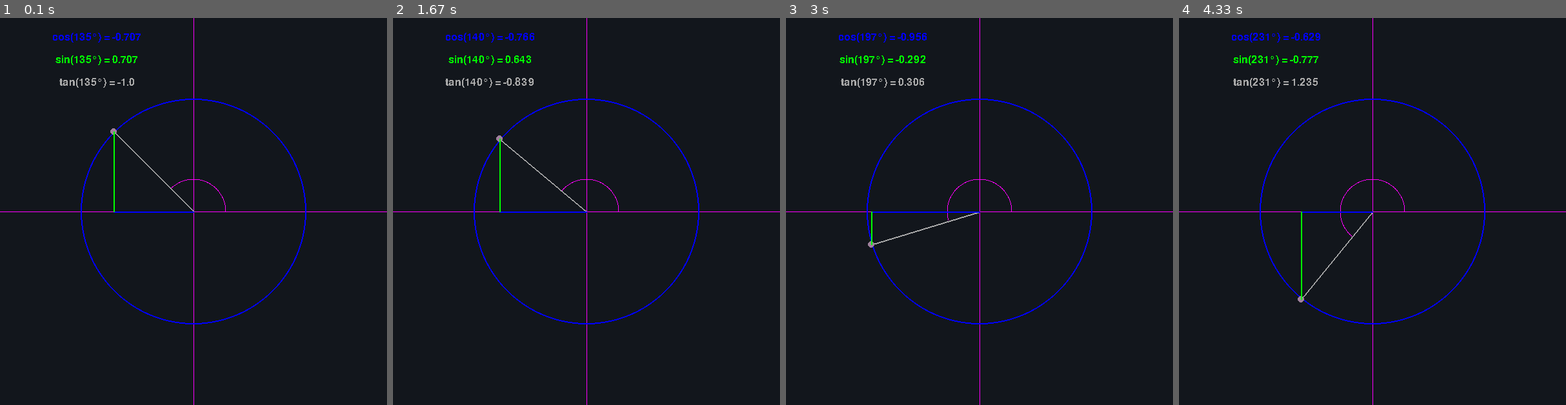
Above: before the commit, frames 1-4 (left to right).
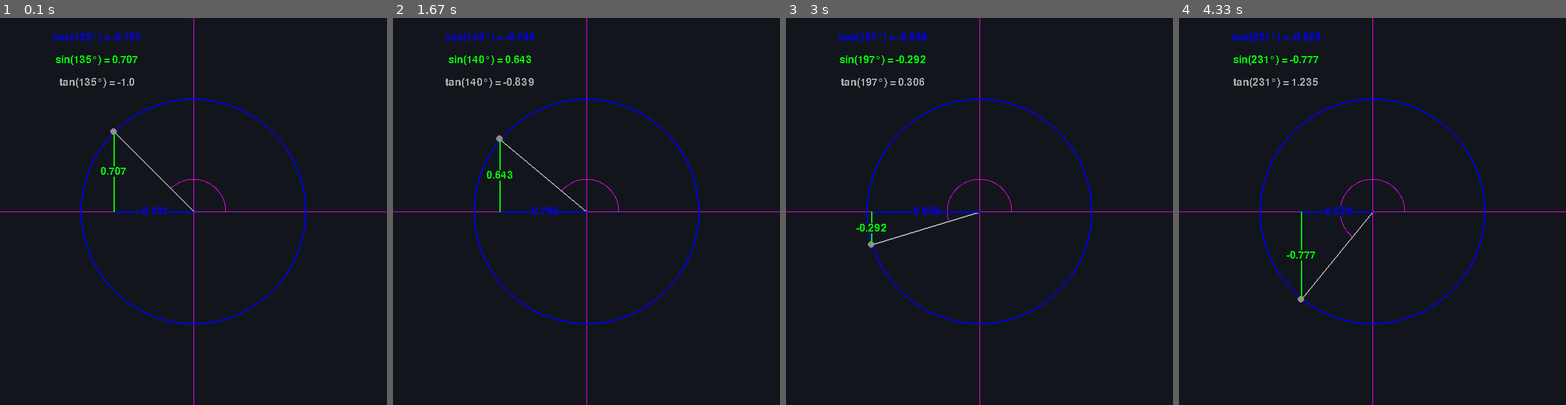
Above: after the commit, the same moments.

Repository: Kingcitaldo125/UnitCirclePygame
Game: pygame game, started from unit_circle.py
The game is run twice, just before and just after one commit, with the same random seed, the same clock (stepped at 60 frames per second) and the same inputs.
Inputs (mouse positions are in pixels of both pictures, inside the frame that each line leads up to):
- Up to frame 1 (0.1 s): no input
- Up to frame 2 (1.67 s): click (586, 211) at 0.38 s; click (625, 296) at 0.72 s; click (725, 346) at 1.05 s; click (493, 134) at 1.38 s
- Up to frame 3 (3 s): click (979, 257) at 1.72 s; click (925, 130) at 2.05 s; click (1114, 312) at 2.38 s; click (855, 250) at 2.72 s
- Up to frame 4 (4.33 s): click (1260, 137) at 3.05 s; click (1279, 281) at 3.38 s; click (1511, 300) at 3.72 s; click (1256, 354) at 4.05 s

The runs differ from the first frame. In frame 1, 0.1% of the frame differs, in the area x 26-44%, y 38-51%; in frame 2, 0.1%; in frame 3, 0.1%, in the area x 18-40%, y 48-56%; in frame 4, 0.1%.

Commit message:
draw values along the angle vectors

Diff:
--- a/unit_circle.py
+++ b/unit_circle.py
@@ -3,6 +3,8 @@
 from random import randrange
 import time
 
+def lerp(v0, v1, t):
+	return v0 + t * (v1 - v0)
 
 def get_angle_pos(angle):
 	"""
@@ -237,6 +239,31 @@
 		draw_sin_text(screen, font, green_col, black_col, theta)
 		draw_tan_text(screen, font, grey_col, black_col, theta)
 
+		# Draw text value cosine
+		cos_text_val = str(round(math.cos(math.radians(theta)),3))
+		cos_text = font.render(cos_text_val, False, blue_col, black_col)
+		cos_text_rect = cos_text.get_rect()
+		cos_text_rect.center = (lerp(int(midpoint.x), int(rad_vec.x), 0.5), winy//2)
+		screen.blit(cos_text, cos_text_rect)
+
+		# Draw text value sine
+		sin_text_val = str(round(math.sin(math.radians(theta)),3))
+		sin_text = font.render(sin_text_val, False, green_col, black_col)
+		sin_text_rect = sin_text.get_rect()
+		sin_text_rect.center = (int(rad_vec.x), lerp(int(midpoint.y), int(rad_vec.y), 0.5))
+		screen.blit(sin_text, sin_text_rect)
+
+		#(int(finalpoint.x), int(midpoint.y)),
+		#(int(finalpoint.x), int(finalpoint.y)),
+		# Draw text value cosine
+		"""
+		cos_text_val = str(round(math.cos(math.radians(theta)),3))
+		cos_text = font.render(cos_text_val, False, blue_col, black_col)
+		cos_text_rect = cos_text.get_rect()
+		cos_text_rect.center = (lerp(int(midpoint.x), int(rad_vec.x), 0.5), winy//2)
+		screen.blit(cos_text, cos_text_rect)
+		"""
+
 		pygame.display.flip()
 
 		clock.tick(60)
